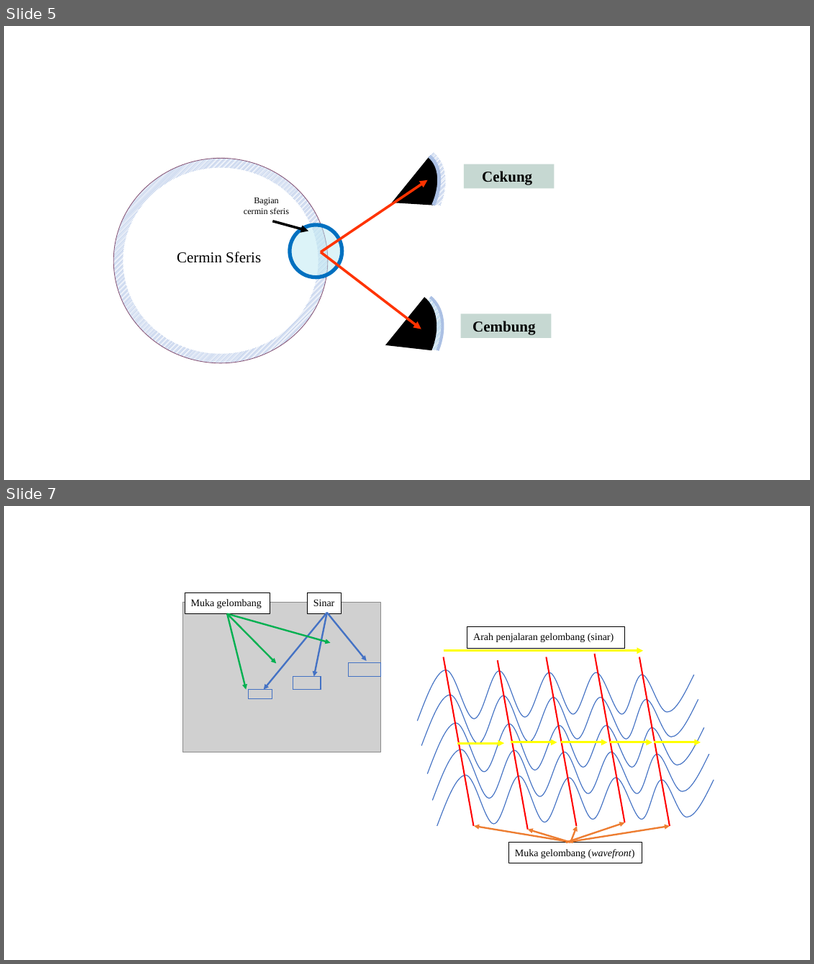
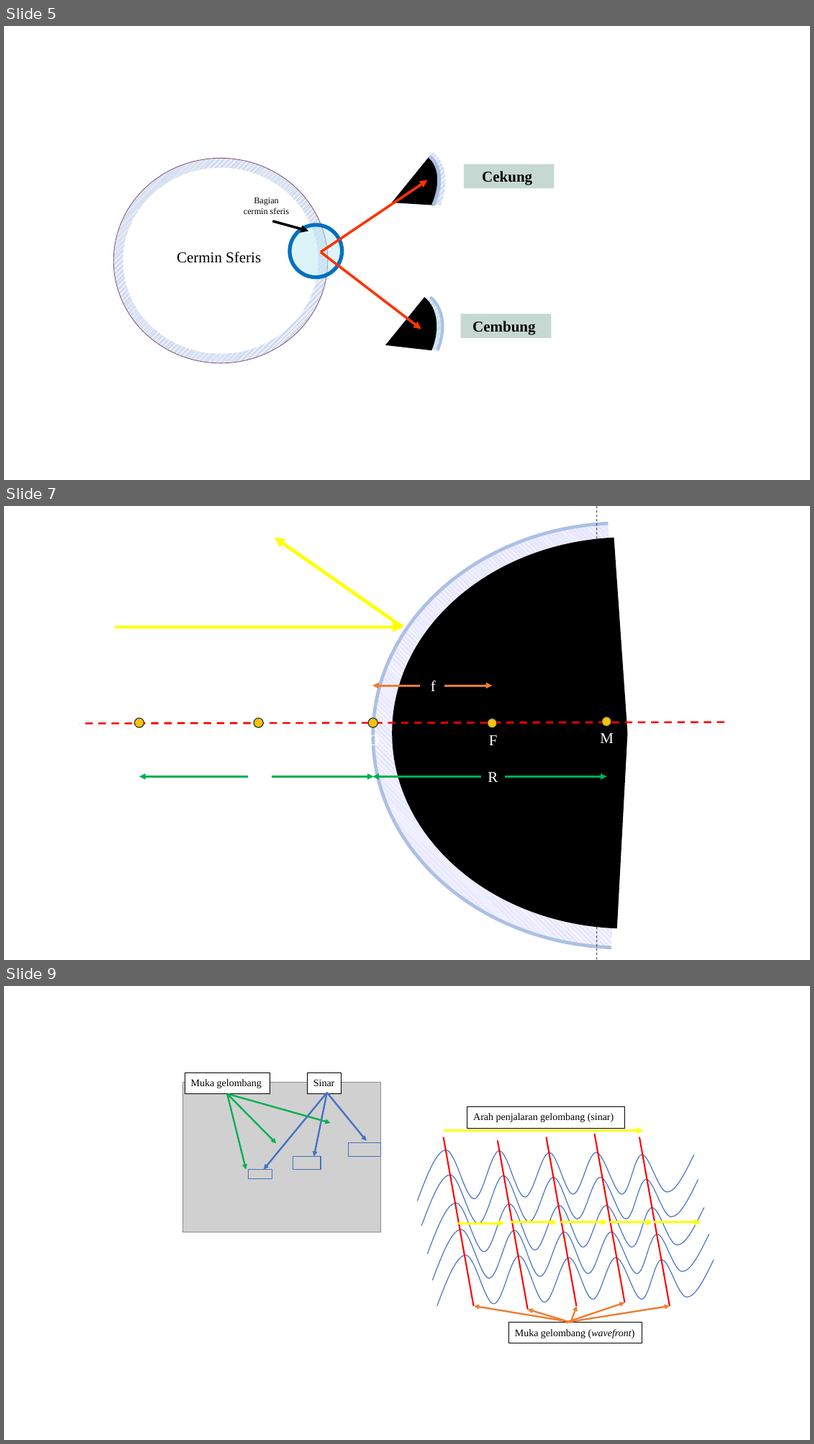
Before and after one commit to zahran1122/Sistem-Optik, a slide deck: Presentation1.pptx. Shown one above the other, each under a label of ours: slides 5 and 7 before the commit, slides 5, 7 and 9 after it; the slides between them are not shown. The pictures are 814x964 and 814x1444 pixels, drawn with LibreOffice and Linux fonts; fonts in the diff are those of the drawing; grey boxes stand for pictures. Boxes give left, top, right and bottom in pixels: in the first picture for what was removed or moved away, otherwise in the second. Text is boxed around its words. In the diff, an @@ line names an element or a change of style, - is before the commit and + after.

```diff
--- a/Presentation1.pptx
+++ b/Presentation1.pptx
@@ slide 7 added at (4,506,810,960), background #FFFFFF @@
@@ group added at (80,506,725,960): 8 arrows, 5 ellipses, 5 texts, 2 freeform shapes, 2 lines @@
+O
+F
+M
+R
+f
@@ what was slide 7 is now slide 9 @@
```
Also in this commit, not shown: 2 other slides added, 1 slide removed, 6 other files.
